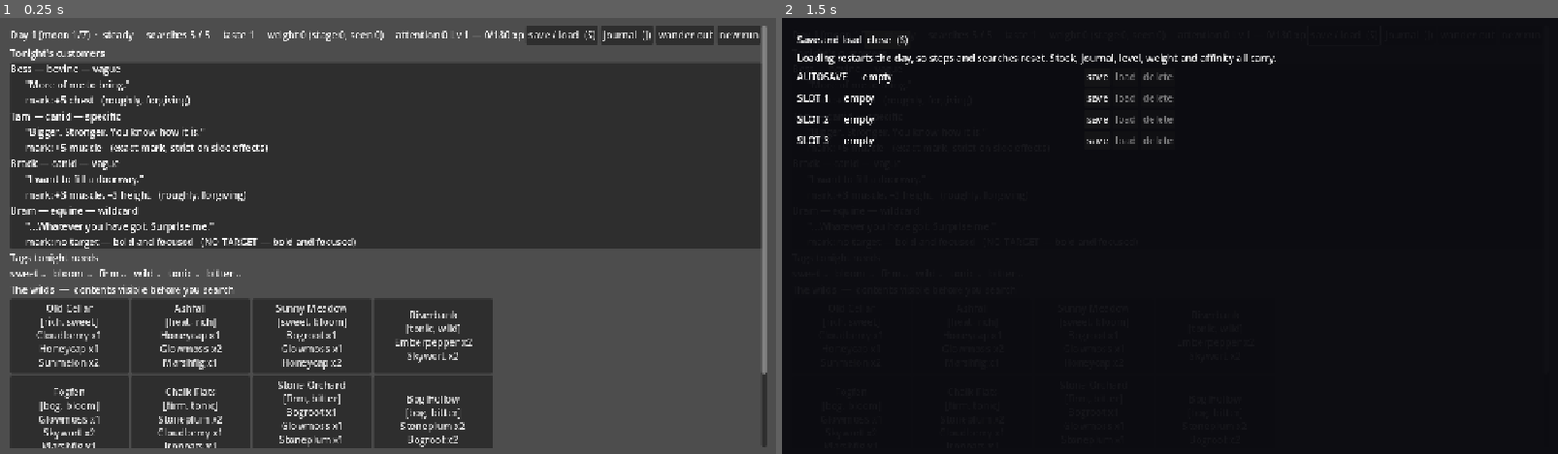
Above: before the commit, frames 1-2 (left to right).
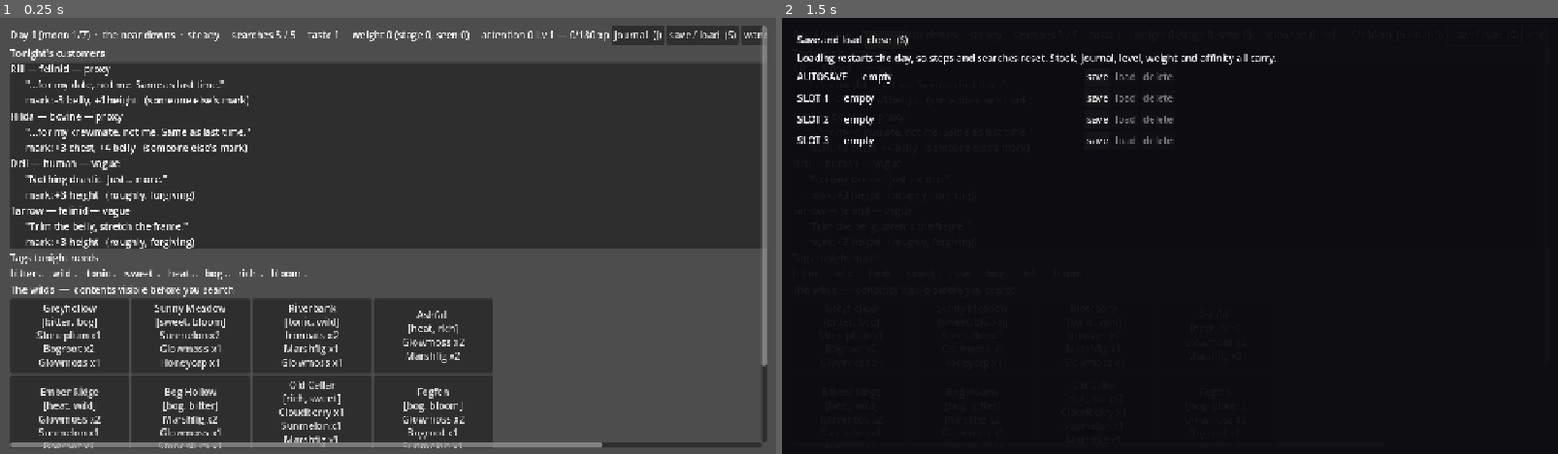
Above: after the commit, the same moments.

Repository: drinkup-productions/moonswill
Game: Godot game, scene res://scenes/boot.tscn
Two runs of this game, one before a commit and one after it. Both use one fixed random seed, a clock stepped at 60 frames per second and the inputs below.
Inputs:
- Up to frame 1 (0.25 s): no input
- Up to frame 2 (1.5 s): click "save / load (S)" at 0.5 s; click "wander out" at 1.25 s

The runs differ from the first frame. In frame 1, 8.4% of the frame differs, in the area x 1-99%, y 1-99%; in frame 2, less than 0.1%.

Commit message:
treats_continued

Diff:
--- /dev/null
+++ b/godot/scenes/relocation/relocation.tscn
@@ -0,0 +1,6 @@
+[gd_scene load_steps=2 format=3]
+
+[ext_resource type="Script" path="res://scripts/relocation.gd" id="1_reloc"]
+
+[node name="Relocation" type="Node2D"]
+script = ExtResource("1_reloc")
--- a/godot/scripts/autoload/game.gd
+++ b/godot/scripts/autoload/game.gd
@@ -13,12 +13,10 @@
 const WEIGHT_MAX := 100
 const ATTENTION_MAX := 100
 const WELLWATER_STOCK := 99
-#const AUTOSAVE_SLOT := 1
-const STEPS_PER_EXERTION := 3
+const AUTOSAVE_SLOT := 0        # 0 is the autosave; 1-3 are manual
+const STEPS_PER_EXERTION := 3   # walking is the only way weight comes off
 const MOON_DAYS := 7            # §13: the slice is one lunar week
 const BULK_PER_STAGE := 20      # weight points per visible bulk stage
-const AUTOSAVE_SLOT := 0        # 0 is the autosave; 1-3 are manual
-const REGIONS := ["home", "the downs", "the fens"]
 
 var day: int = 1
 var moon_day: int = 1
@@ -45,11 +43,17 @@
 var affinity: Dictionary = {}           # patron name -> int, persists across days
 var belly_used: int = 0
 
+var pending_relocation := false
+var moved_this_moon := false
+
 
 func start_day() -> void:
-	roster = PatronFactory.build_night(day, patron_count())
+	roster = PatronFactory.build_night(
+		day, patron_count(), RegionDB.species_for(region), RegionDB.strictness_for(region)
+	)
 	forage = ForageMap.build(
-		day, spots_offered(), Levels.yield_per_search(), needed_tags(), IngredientDB
+		day, spots_offered(), Levels.yield_per_search(), needed_tags(), IngredientDB,
+		RegionDB.allowed_ingredients(region, IngredientDB)
 	)
 	# Weakened foraging is the price of a skipped feeding. §6.6
 	searches_left = maxi(1, Levels.searches() - (1 if weakened_days > 0 else 0))
@@ -57,10 +61,10 @@
 	steps_left = steps_per_day()
 	step_count = 0
 	overworld_cell = Vector2i(-1, -1)
+	belly_used = 0
 	top_up_wellwater()
 	roster_ready.emit(roster)
 	set_phase(Phase.FORAGE)
-	belly_used = 0
 
 
 func patron_count() -> int:
@@ -153,65 +157,6 @@
 	return taste_tests_left > 0 and not Journal.knows_ingredient(id) and has_item(id, 1)
 
 
-func top_up_wellwater() -> void:
-	inventory["wellwater"] = maxi(int(inventory.get("wellwater", 0)), WELLWATER_STOCK)
-
-
-func spend_search() -> bool:
-	if searches_left <= 0:
-		return false
-	searches_left -= 1
-	return true
-
-
-func open_the_bar() -> void:
-	set_phase(Phase.SERVICE)
-
-
-func set_phase(p: Phase) -> void:
-	phase = p
-	phase_changed.emit(p)
-
-
-func advance_day() -> void:
-	day += 1
-	moon_day += 1
-	if moon_day > MOON_DAYS:
-		moon_day = 1
-		feasted_this_moon = false
-	if weakened_days > 0:
-		weakened_days -= 1
-	stock_today.clear()
-	day_advanced.emit(day)
-	daily_attention_tick()
-	start_day()
-	Save.save_game(AUTOSAVE_SLOT)
-
-
-## Visible weight is the passive attention source. §6.6
-func daily_attention_tick() -> void:
-	var v := visible_bulk()
-	var rise := 0
-	if v >= 4:
-		rise = 3
-	elif v >= 2:
-		rise = 2
-	elif v >= 1:
-		rise = 1
-	if rise > 0:
-		add_attention(rise)
-
-
-func add_weight(n: int) -> void:
-	weight = clampi(weight + n, 0, WEIGHT_MAX)
-	weight_changed.emit(weight)
-
-
-func add_attention(n: int) -> void:
-	attention = clampi(attention + n, 0, ATTENTION_MAX)
-	attention_changed.emit(attention)
-	if attention >= ATTENTION_MAX:
-		relocate()
 ## A bigger belly holds more, but also draws more eyes. §6.10
 func belly_capacity() -> int:
 	return 3 + bulk_stage()
@@ -253,13 +198,97 @@
 func raise_affinity(p_name: String, p_delta: int) -> void:
 	affinity[p_name] = clampi(int(affinity.get(p_name, 0)) + p_delta, 0, 10)
 
+
+func top_up_wellwater() -> void:
+	inventory["wellwater"] = maxi(int(inventory.get("wellwater", 0)), WELLWATER_STOCK)
+
+
+func spend_search() -> bool:
+	if searches_left <= 0:
+		return false
+	searches_left -= 1
+	return true
+
+
+func open_the_bar() -> void:
+	set_phase(Phase.SERVICE)
+
+
+func set_phase(p: Phase) -> void:
+	phase = p
+	phase_changed.emit(p)
+
+
+func advance_day() -> void:
+	day += 1
+	moon_day += 1
+	if moon_day > MOON_DAYS:
+		moon_day = 1
+		feasted_this_moon = false
+		moved_this_moon = false
+	if weakened_days > 0:
+		weakened_days -= 1
+	stock_today.clear()
+	day_advanced.emit(day)
+	daily_attention_tick()
+	start_day()
+	Save.save_game(AUTOSAVE_SLOT)
+
+
+## Visible weight is the passive attention source. §6.6
+func daily_attention_tick() -> void:
+	var v := visible_bulk()
+	var rise := 0
+	if v >= 4:
+		rise = 3
+	elif v >= 2:
+		rise = 2
+	elif v >= 1:
+		rise = 1
+	if rise > 0:
+		add_attention(rise)
+
+
+func add_weight(n: int) -> void:
+	weight = clampi(weight + n, 0, WEIGHT_MAX)
+	weight_changed.emit(weight)
+
+
+func add_attention(n: int) -> void:
+	attention = clampi(attention + n, 0, ATTENTION_MAX)
+	attention_changed.emit(attention)
+	if attention >= ATTENTION_MAX:
+		relocate()
+
+
 ## No death, no banishment, ever. The bar simply walks. §6.7
 func relocate() -> void:
-	var i := REGIONS.find(region)
-	region = REGIONS[(i + 1) % REGIONS.size()]
+	region = RegionDB.next_unlocked(region, Levels.level)
 	attention = 0
+	pending_relocation = true
 	attention_changed.emit(attention)
 	relocated.emit(region)
+
+
+## Where the next scene change should land. Keeps every caller honest.
+func next_scene() -> String:
+	if pending_relocation:
+		return "res://scenes/relocation/relocation.tscn"
+	return "res://scenes/forage/forage.tscn"
+
+
+func can_move_on() -> bool:
+	if moved_this_moon:
+		return false
+	return RegionDB.next_unlocked(region, Levels.level) != region
+
+
+## Player-initiated move, once a moon. §6.7
+func move_on() -> void:
+	if not can_move_on():
+		return
+	moved_this_moon = true
+	relocate()
 
 
 func add_item(id: String, n: int = 1) -> void:
@@ -300,11 +329,13 @@
 	attention = 0
 	weakened_days = 0
 	feasted_this_moon = false
+	pending_relocation = false
+	moved_this_moon = false
+	affinity.clear()
+	belly_used = 0
 	inventory.clear()
 	stock_today.clear()
 	Levels.reset()
 	Journal.reset()
 	Journal.seed_starter()
 	start_day()
-	affinity.clear()
-	belly_used = 0
--- a/godot/scripts/brew.gd
+++ b/godot/scripts/brew.gd
@@ -208,6 +208,7 @@
 		Journal.learn_ingredient(id, ing.tags)
 		Game.take_item(id, 1)
 
+	# The dose sticks. It is what makes them catchable at the moon. §6.5
 	current.transform.apply(res)
 
 	var wanted := "NO TARGET — bold and focused" if req.is_wildcard() else Attributes.pretty(req.want)
@@ -273,7 +274,7 @@
 	skip.pressed.connect(func() -> void:
 		Game.skip_feast()
 		Game.advance_day()
-		get_tree().change_scene_to_file(FORAGE_SCENE)
+		get_tree().change_scene_to_file(Game.next_scene())
 	)
 	choice_row.add_child(skip)
 
@@ -358,6 +359,6 @@
 			get_viewport().set_input_as_handled()
 		elif event.keycode == KEY_R:
 			if Game.phase == Game.Phase.FORAGE:
-				get_tree().change_scene_to_file(FORAGE_SCENE)
+				get_tree().change_scene_to_file(Game.next_scene())
 			else:
 				get_tree().reload_current_scene()
--- /dev/null
+++ b/godot/scripts/data/region_db.gd
@@ -0,0 +1,78 @@
+class_name RegionDB
+extends RefCounted
+## Regions. Each has a home species pool and an available tag palette, so
+## moving genuinely changes what is on the shelf. §6.7, §6.8
+
+const REGIONS := {
+	"home": {
+		"display": "the near downs",
+		"species": ["human", "bovine", "felinid"],
+		"tags": ["sweet", "bloom", "firm", "bitter", "bog"],
+		"strictness": 0.0,
+		"unlock_level": 1,
+	},
+	"the fens": {
+		"display": "the fens",
+		"species": ["lizard-folk", "bovine", "felinid"],
+		"tags": ["bog", "rich", "tonic", "bitter", "heat"],
+		"strictness": 0.05,
+		"unlock_level": 4,
+	},
+	"the high downs": {
+		"display": "the high downs",
+		"species": ["equine", "canid", "human"],
+		"tags": ["wild", "heat", "firm", "tonic", "rich"],
+		"strictness": 0.10,
+		"unlock_level": 7,
+	},
+}
+
+const ORDER := ["home", "the fens", "the high downs"]
+
+
+static func get_region(p_id: String) -> Dictionary:
+	return REGIONS.get(p_id, REGIONS["home"])
+
+
+static func display(p_id: String) -> String:
+	return str(get_region(p_id)["display"])
+
+
+static func species_for(p_id: String) -> Array:
+	return (get_region(p_id)["species"] as Array).duplicate()
+
+
+static func strictness_for(p_id: String) -> float:
+	return float(get_region(p_id)["strictness"])
+
+
+## Ingredient ids whose tags intersect the region palette. Wellwater always.
+static func allowed_ingredients(p_id: String, db: Node) -> Array:
+	var tags: Array = get_region(p_id)["tags"]
+	var out: Array = []
+	for id in db.all.keys():
+		if db.is_diluent(id):
+			out.append(id)
+			continue
+		var ing: Ingredient = db.get_ingredient(id)
+		for t in ing.tags:
+			if tags.has(t):
+				out.append(id)
+				break
+	return out
+
+
+static func unlocked(p_id: String, p_level: int) -> bool:
+	return p_level >= int(get_region(p_id)["unlock_level"])
+
+
+## The next region along the spine that this level can reach.
+static func next_unlocked(p_current: String, p_level: int) -> String:
+	var i := ORDER.find(p_current)
+	if i < 0:
+		i = 0
+	for step in range(1, ORDER.size()):
+		var candidate: String = ORDER[(i + step) % ORDER.size()]
+		if unlocked(candidate, p_level):
+			return candidate
+	return p_current
--- a/godot/scripts/forage.gd
+++ b/godot/scripts/forage.gd
@@ -2,7 +2,8 @@
 ## Grey-box morning forage. Design ref: docs/design.md §6.14
 ## Contents are visible before a search is spent. Choosing is the game.
 
-const BATTLE_SCENE := "res://scenes/overworld/overworld.tscn"
+const OVERWORLD_SCENE := "res://scenes/overworld/overworld.tscn"
+const BREW_SCENE := "res://scenes/brew/brew.tscn"
 
 var status_lbl: Label
 var level_lbl: Label
@@ -16,19 +17,6 @@
 var save_ui: SaveUI
 
 
-func _ensure_save() -> void:
-	if save_ui == null:
-		save_ui = SaveUI.new()
-		add_child(save_ui)
-
-
-func _toggle_save() -> void:
-	_ensure_save()
-	if save_ui.is_open():
-		save_ui.close()
-	else:
-		save_ui.open()
-
 func _ready() -> void:
 	if Game.forage == null:
 		Game.start_day()
@@ -78,6 +66,20 @@
 		journal_ui.close()
 	else:
 		journal_ui.open()
+
+
+func _ensure_save() -> void:
+	if save_ui == null:
+		save_ui = SaveUI.new()
+		add_child(save_ui)
+
+
+func _toggle_save() -> void:
+	_ensure_save()
+	if save_ui.is_open():
+		save_ui.close()
+	else:
+		save_ui.open()
 
 
 func _on_new_run() -> void:
@@ -102,12 +104,16 @@
 
 func _on_open() -> void:
 	Game.open_the_bar()
-	get_tree().change_scene_to_file("res://scenes/brew/brew.tscn")
-
-
-## Temporary until the overworld exists (7f): roll an encounter on the spot.
+	get_tree().change_scene_to_file(BREW_SCENE)
+
+
 func _on_wander() -> void:
-	get_tree().change_scene_to_file(BATTLE_SCENE)
+	get_tree().change_scene_to_file(OVERWORLD_SCENE)
+
+
+func _on_move_on() -> void:
+	Game.move_on()
+	get_tree().change_scene_to_file(Game.next_scene())
 
 
 func _input(event: InputEvent) -> void:
@@ -122,9 +128,11 @@
 			_toggle_save()
 			get_viewport().set_input_as_handled()
 
+
 func _refresh() -> void:
-	status_lbl.text = "Day %d (moon %d/%d)  ·  %s     searches %d / %d     taste %d     weight %d (stage %d, seen %d)     attention %d" % [
+	status_lbl.text = "Day %d (moon %d/%d)  ·  %s  ·  %s     searches %d / %d     taste %d     weight %d (stage %d, seen %d)     attention %d" % [
 		Game.day, Game.moon_day, Game.MOON_DAYS,
+		RegionDB.display(Game.region),
 		"weakened" if Game.is_weakened() else "steady",
 		Game.searches_left, Levels.searches(), Game.taste_tests_left,
 		Game.weight, Game.bulk_stage(), Game.visible_bulk(), Game.attention,
@@ -144,7 +152,8 @@
 		return
 	for p in Game.roster:
 		var req: PatronRequest = p.req
-		_label(need_box, "%s — %s — %s" % [p.name, p.species, PatronRequest.LABEL[req.kind]])
+		var tag := "  (regular)" if p.affinity >= 3 else ""
+		_label(need_box, "%s — %s — %s%s" % [p.name, p.species, PatronRequest.LABEL[req.kind], tag])
 		_label(need_box, "      %s" % req.line)
 		var mark_txt := "no target — bold and focused" if req.is_wildcard() else Attributes.pretty(req.want)
 		_label(need_box, "      mark: %s   (%s)" % [mark_txt, req.note])
@@ -225,18 +234,23 @@
 	col.add_child(head)
 	status_lbl = _label(head, "")
 	level_lbl = _label(head, "")
+	var j_btn := Button.new()
+	j_btn.text = "journal  (J)"
+	j_btn.pressed.connect(_toggle_journal)
+	head.add_child(j_btn)
 	var save_btn := Button.new()
 	save_btn.text = "save / load  (S)"
 	save_btn.pressed.connect(_toggle_save)
 	head.add_child(save_btn)
-	var j_btn := Button.new()
-	j_btn.text = "journal  (J)"
-	j_btn.pressed.connect(_toggle_journal)
-	head.add_child(j_btn)
 	var wander_btn := Button.new()
 	wander_btn.text = "wander out"
 	wander_btn.pressed.connect(_on_wander)
 	head.add_child(wander_btn)
+	var move_btn := Button.new()
+	move_btn.text = "move on  (once a moon)"
+	move_btn.disabled = not Game.can_move_on()
+	move_btn.pressed.connect(_on_move_on)
+	head.add_child(move_btn)
 	var new_btn := Button.new()
 	new_btn.text = "new run"
 	new_btn.pressed.connect(_on_new_run)
--- /dev/null
+++ b/godot/scripts/relocation.gd
@@ -0,0 +1,88 @@
+extends Node2D
+## The bar stands up on four furry legs and walks. A scene, not a menu. §6.7
+
+const FORAGE_SCENE := "res://scenes/forage/forage.tscn"
+
+const RISE_END := 1.6
+const WALK_END := 5.0
+const READY := 6.0
+
+var t := 0.0
+var phase := 0
+var scroll := 0.0
+var label: Label
+var hint: Label
+var destination := ""
+
+
+func _ready() -> void:
+	destination = RegionDB.display(Game.region)
+	var layer := CanvasLayer.new()
+	add_child(layer)
+
+	label = Label.new()
+	label.position = Vector2(48, 48)
+	layer.add_child(label)
+
+	hint = Label.new()
+	hint.position = Vector2(48, 660)
+	layer.add_child(hint)
+
+
+func _process(delta: float) -> void:
+	t += delta
+	if t < RISE_END:
+		phase = 0
+		label.text = "The bar stands up."
+	elif t < WALK_END:
+		phase = 1
+		scroll += delta * 120.0
+		label.text = "Four furry legs, and a long way to go."
+	else:
+		phase = 2
+		label.text = "It settles in %s." % destination
+		hint.text = "SPACE to go on"
+
+	if t >= READY:
+		hint.text = "SPACE to go on"
+	queue_redraw()
+
+
+func _unhandled_input(event: InputEvent) -> void:
+	if t < READY:
+		return
+	if event.is_action_pressed("confirm"):
+		Game.pending_relocation = false
+		get_tree().change_scene_to_file(FORAGE_SCENE)
+
+
+func _draw() -> void:
+	var ground := 430.0
+	draw_rect(Rect2(0, ground, 1280, 290), Color(0.10, 0.14, 0.12))
+
+	# scrolling ground marks, so the walk reads as movement
+	var marks := int(scroll / 90.0) + 10
+	for i in marks:
+		var x := float(i) * 90.0 - fmod(scroll, 90.0)
+		draw_rect(Rect2(x, ground + 40, 42, 6), Color(0.14, 0.20, 0.16))
+
+	var lift := 0.0
+	if phase == 0:
+		lift = (1.0 - t / RISE_END) * 46.0
+	var bob := 0.0
+	if phase == 1:
+		bob = sin(t * 7.0) * 7.0
+
+	var body := Rect2(540, ground - 170 - lift + bob, 200, 140)
+	draw_rect(body, Color(0.52, 0.36, 0.16))
+	draw_rect(Rect2(body.position + Vector2(14, 14), Vector2(58, 46)), Color(0.86, 0.72, 0.30))
+	draw_rect(Rect2(body.position + Vector2(128, 14), Vector2(58, 46)), Color(0.86, 0.72, 0.30))
+
+	# four legs
+	for i in 4:
+		var lx := 552.0 + float(i) * 56.0
+		var swing := 0.0
+		if phase == 1:
+			swing = sin(t * 7.0 + float(i) * PI * 0.5) * 16.0
+		draw_line(Vector2(lx, body.position.y + 140), Vector2(lx + swing, ground + 14), Color(0.36, 0.26, 0.14), 9.0)
+		draw_circle(Vector2(lx + swing, ground + 14), 8.0, Color(0.20, 0.16, 0.12))
--- a/godot/scripts/systems/forage_map.gd
+++ b/godot/scripts/systems/forage_map.gd
@@ -16,16 +16,21 @@
 	{"name": "Greyhollow",    "tags": ["bitter", "bog"]},
 ]
 
-const THEME_BIAS := 0.75     # how often a filler pick matches the spot's theme
+const THEME_BIAS := 0.75
 
-var spots: Array = []        # { id:int, name:String, tags:Array, pool:Dictionary, searched:bool }
+var spots: Array = []
+var allowed: Array = []          # region palette; empty means everything
 
 
 static func build(p_day: int, p_spot_count: int, p_pool_size: int,
-		p_needed_tags: Array, p_db: Node) -> ForageMap:
+		p_needed_tags: Array, p_db: Node, p_allowed: Array = []) -> ForageMap:
 	var rng := RandomNumberGenerator.new()
-	rng.seed = hash("moonswill-forage-%d" % p_day)
+	rng.seed = hash("moonswill-forage-%d-%s" % [p_day, Game.region])
 	var m := ForageMap.new()
+	m.allowed = p_allowed.duplicate()
+	if m.allowed.is_empty():
+		for id in p_db.all.keys():
+			m.allowed.append(id)
 
 	var themes: Array = THEMES.duplicate()
 	_shuffle(rng, themes)
@@ -40,8 +45,6 @@
 			"searched": false,
 		})
 
-	# Guarantee every tag the roster needs is reachable. Then collisions,
-	# not luck, are what make it tight.
 	for t in p_needed_tags:
 		var target := m._spot_for_tag(rng, t)
 		if not target.is_empty():
@@ -69,7 +72,6 @@
 	return out
 
 
-## Spends the spot and returns what it held. Empty if already picked.
 func search(p_id: int) -> Dictionary:
 	var s := spot(p_id)
 	if s.is_empty() or s["searched"]:
@@ -78,6 +80,14 @@
 	s["pool"] = {}
 	s["searched"] = true
 	return got
+
+
+func _candidates(p_db: Node) -> Array:
+	var out: Array = []
+	for id in allowed:
+		if not p_db.is_diluent(id):
+			out.append(id)
+	return out
 
 
 func _pool_total(s: Dictionary) -> int:
@@ -101,7 +111,7 @@
 
 func _force(rng: RandomNumberGenerator, s: Dictionary, p_tag: String, db: Node) -> void:
 	var carriers: Array = []
-	for id in db.all.keys():
+	for id in allowed:
 		if db.is_diluent(id):
 			continue
 		if db.get_ingredient(id).tags.has(p_tag):
@@ -113,20 +123,17 @@
 
 
 func _add_random(rng: RandomNumberGenerator, s: Dictionary, db: Node) -> void:
+	var pool := _candidates(db)
+	if pool.is_empty():
+		return
 	var themed: Array = []
-	var all_ids: Array = []
-	for id in db.all.keys():
-		if db.is_diluent(id):
-			continue
-		all_ids.append(id)
+	for id in pool:
 		var ing: Ingredient = db.get_ingredient(id)
 		for t in s["tags"]:
 			if ing.tags.has(t):
 				themed.append(id)
 				break
-	if all_ids.is_empty():
-		return
-	var source: Array = themed if (not themed.is_empty() and rng.randf() < THEME_BIAS) else all_ids
+	var source: Array = themed if (not themed.is_empty() and rng.randf() < THEME_BIAS) else pool
 	var pick: String = source[rng.randi_range(0, source.size() - 1)]
 	_bump(s, pick)
 
--- a/godot/scripts/systems/patron_factory.gd
+++ b/godot/scripts/systems/patron_factory.gd
@@ -1,6 +1,6 @@
 class_name PatronFactory
 extends RefCounted
-## Builds a night's roster. Deterministic per day, so a day is reproducible.
+## Builds a night's roster. Deterministic per day and per region.
 ## Design ref: docs/design.md §7.1 (species), §7.3 (archetypes)
 
 const WILDCARD_CHANCE := 0.17          # §7.3 — "rare, roughly 1 in 6"
@@ -66,16 +66,17 @@
 }
 
 
-static func build_night(p_day: int, p_count: int) -> Array:
+static func build_night(p_day: int, p_count: int, p_species: Array = [],
+		p_strictness: float = 0.0) -> Array:
 	var rng := RandomNumberGenerator.new()
-	rng.seed = hash("moonswill-roster-%d" % p_day)
+	rng.seed = hash("moonswill-roster-%d-%s" % [p_day, Game.region])
 	var out: Array = []
-	var keys: Array = SPECIES.keys()
+	var keys: Array = p_species if not p_species.is_empty() else SPECIES.keys()
 	var used := {}
 	for _i in p_count:
 		var sp: String = keys[rng.randi_range(0, keys.size() - 1)]
 		var nm := _pick_name(rng, sp, used)
-		var pt := Patron.make(nm, sp, _make_request(rng, sp))
+		var pt := Patron.make(nm, sp, _make_request(rng, sp, p_strictness))
 		# Affinity persists by name, so a regular stays a regular. §6.11
 		pt.affinity = int(Game.affinity.get(nm, 0))
 		pt.treat = TreatFactory.roll(sp, pt.affinity, rng)
@@ -106,7 +107,8 @@
 	return PatronRequest.Kind.PROXY
 
 
-static func _make_request(rng: RandomNumberGenerator, p_species: String) -> PatronRequest:
+static func _make_request(rng: RandomNumberGenerator, p_species: String,
+		p_strictness: float = 0.0) -> PatronRequest:
 	var kind := _roll_kind(rng)
 	if kind == PatronRequest.Kind.WILDCARD:
 		return PatronRequest.make(kind, WILDCARD_LINE, {}, 1.0)
@@ -130,6 +132,7 @@
 			strict = 1.15
 		PatronRequest.Kind.VAGUE:
 			strict = 0.85
+	strict += p_strictness      # the further out you go, the fussier they are
 
 	return PatronRequest.make(kind, _line(rng, p_species, kind), want, strict)
 
